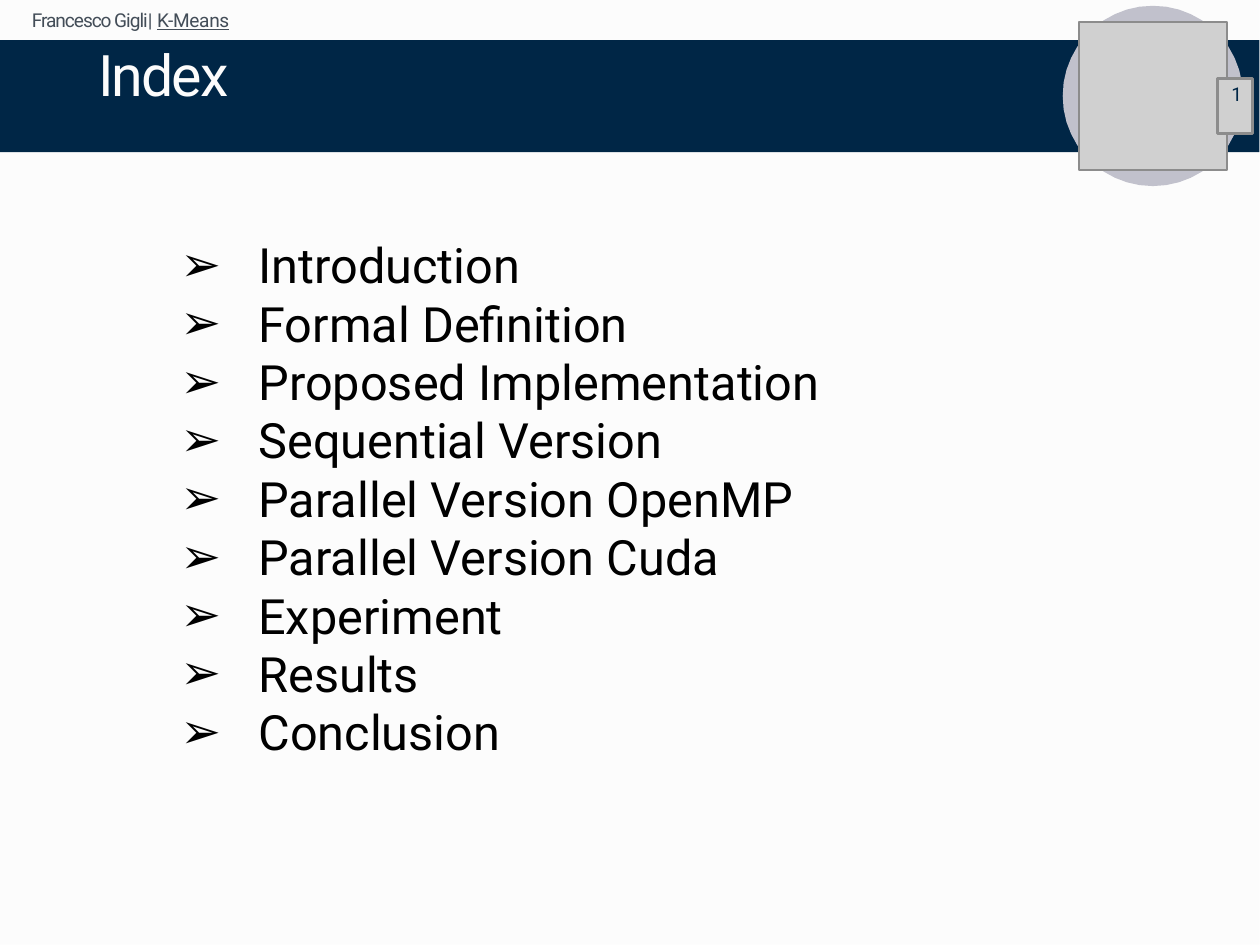
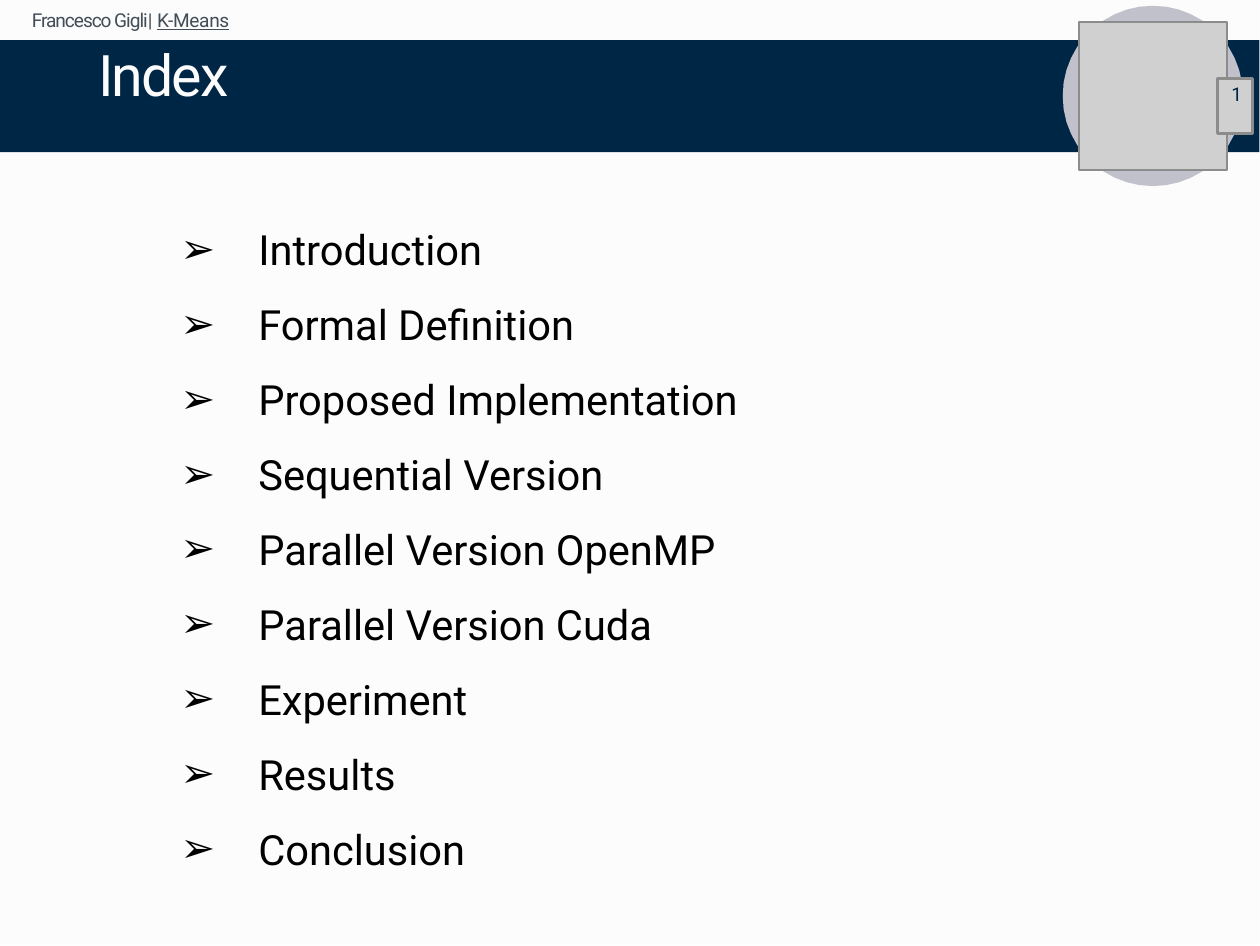
Before and after one commit to FrancescoGigli/K_Means_Parallel_Computing_Project_Mid_Term, a slide deck: slide 2 of KMeans_Presentation.pptx. Drawn at 1260x946 pixels with LibreOffice and Linux fonts; fonts in the diff are those of the drawing; grey boxes stand for pictures. Boxes give left, top, right and bottom in pixels: in the first picture for what was removed or moved away, otherwise in the second. Text is boxed around its words. In the diff, an @@ line names an element or a change of style, - is before the commit and + after.

```diff
--- a/KMeans_Presentation.pptx
+++ b/KMeans_Presentation.pptx
@@ text "Introduction": place and size @@
-text "Introduction" at box(258, 246, 819, 751)
+text "Introduction" at box(258, 233, 737, 866)
@@ text "Introduction" at box(258, 233, 737, 866): size 14 to 12 pt; line spacing 1 to 1.5 @@
```
Also in this commit, not shown: 5 other slides changed, 5 slides added.
